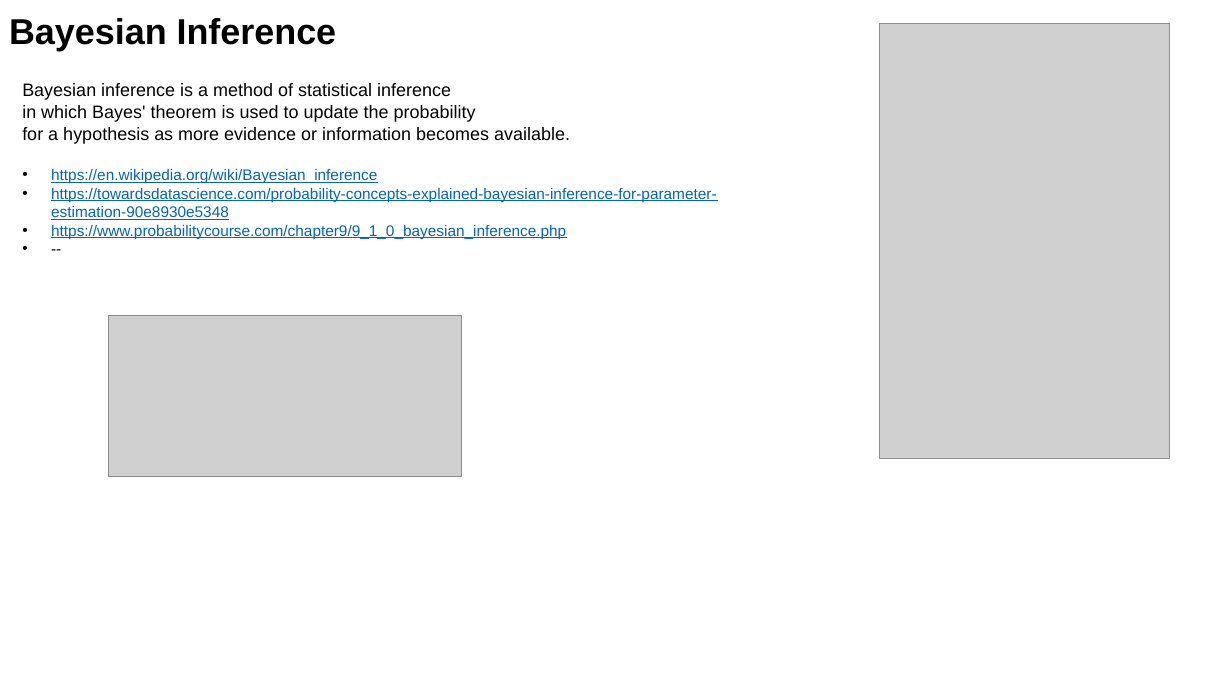
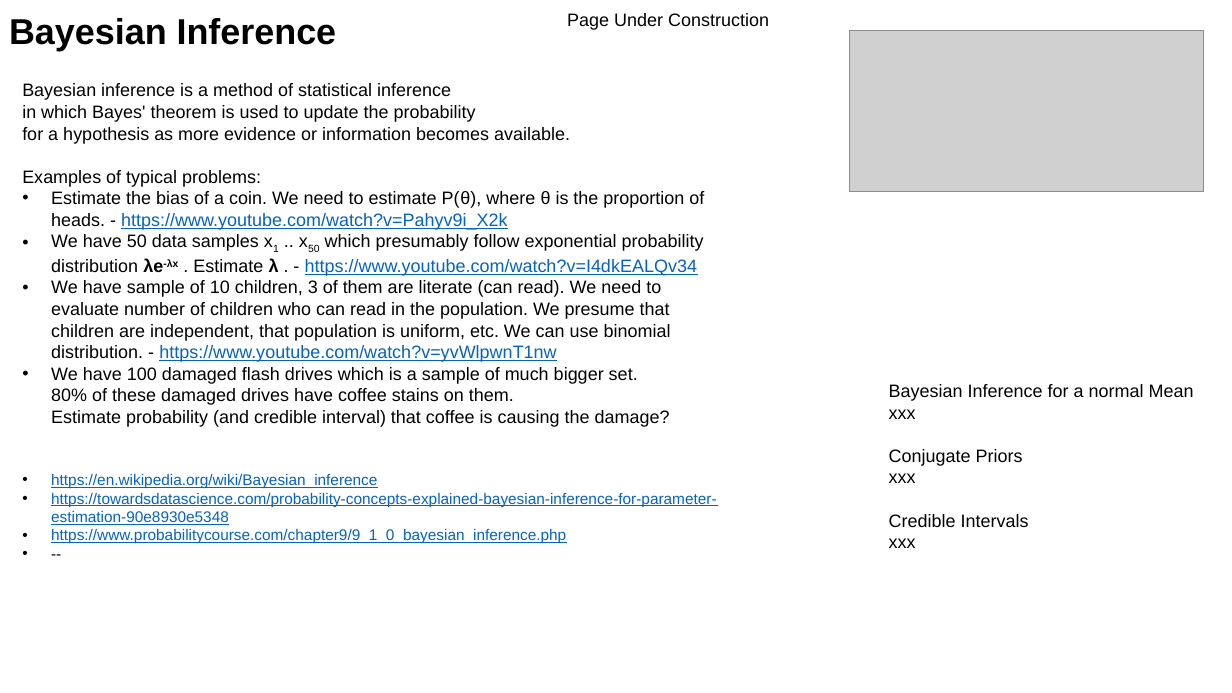
Before and after one commit to lselector/ml_ai_doc, a slide deck: slide 11 of statistics_08_Bayes_Bayesian.pptx (slide 13 before the commit). Drawn at 1232x693 pixels with LibreOffice and Linux fonts; fonts in the diff are those of the drawing; grey boxes stand for pictures. Boxes give left, top, right and bottom in pixels: in the first picture for what was removed or moved away, otherwise in the second. Text is boxed around its words. In the diff, an @@ line names an element or a change of style, - is before the commit and + after.

```diff
--- a/statistics_08_Bayes_Bayesian.pptx
+++ b/statistics_08_Bayes_Bayesian.pptx
@@ text added at (567,13,769,30), 14 pt, text #000000 @@
+Page Under Construction
@@ picture removed at (880,23,1170,458) @@
@@ picture: place and size @@
-picture at (108,315,462,477)
+picture at (849,30,1203,192)
@@ text at (22,170,704,427): paragraphs added @@
+Examples of typical problems:
+• Estimate the bias of a coin. We need to estimate P(θ), where θ is the proportion of heads. - https://www.youtube.com/watch?v=Pahyv9i_X2k
+• We have 50 data samples x1 .. x50 which presumably follow exponential probability distribution λe-λx . Estimate λ . - https://www.youtube.com/watch?v=I4dkEALQv34
+• We have sample of 10 children, 3 of them are literate (can read). We need to evaluate number of children who can read in the population. We presume that children are independent, that population is uniform, etc. We can use binomial distribution. - https://www.youtube.com/watch?v=yvWlpwnT1nw
+• We have 100 damaged flash drives which is a sample of much bigger set.
+  80% of these damaged drives have coffee stains on them.
+  Estimate probability (and credible interval) that coffee is causing the damage?
@@ text added at (889,384,1194,548), 14 pt, text #000000 @@
+Bayesian Inference for a normal Mean
+xxx
+Conjugate Priors
+xxx
+Credible Intervals
+xxx
```
Also in this commit, not shown: 1 other slide changed, 12 other files.
